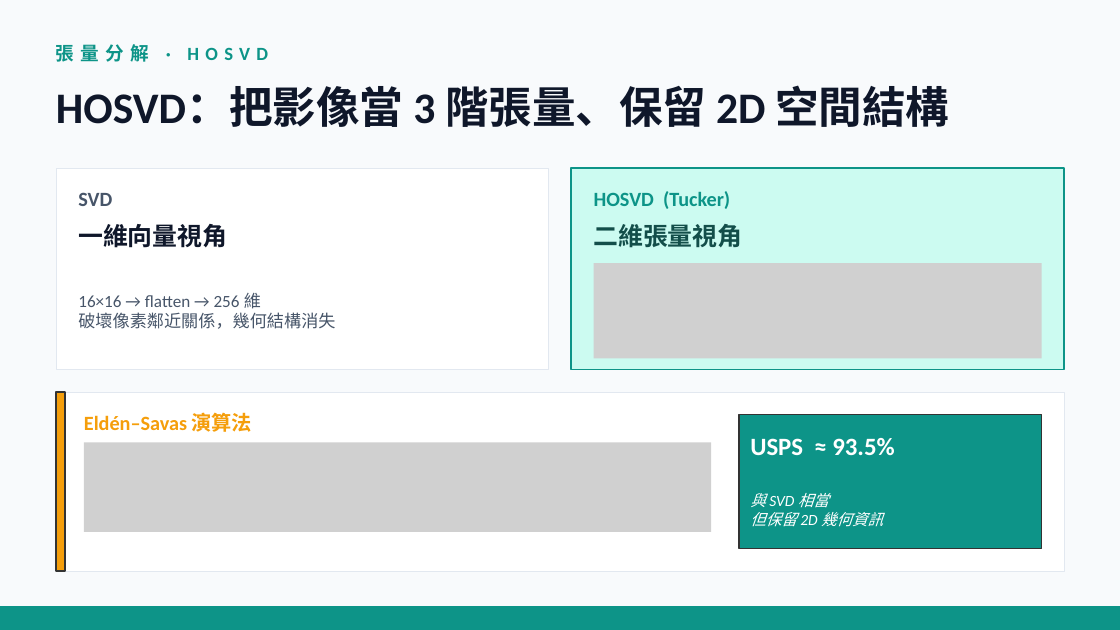
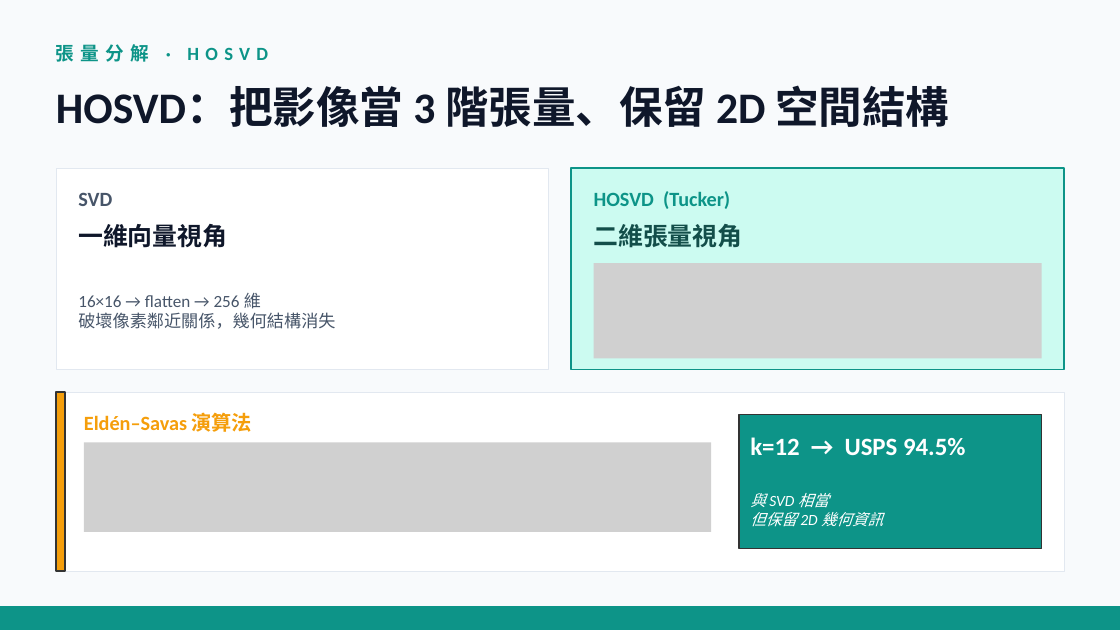
Before and after one commit to ericadgjl-huang/Handwriting_Recognition, a slide deck: slide 6 of hw2_handwriting 簡報.pptx. Drawn at 1120x630 pixels with LibreOffice and Linux fonts; fonts in the diff are those of the drawing; grey boxes stand for pictures. Boxes give left, top, right and bottom in pixels: in the first picture for what was removed or moved away, otherwise in the second. Text is boxed around its words. In the diff, an @@ line names an element or a change of style, - is before the commit and + after.

```diff
--- a/hw2_handwriting 簡報.pptx
+++ b/hw2_handwriting 簡報.pptx
@@ text at bbox=[750, 437, 965, 455]: text changed @@
-USPS ≈ 93.5%
+k=12 → USPS 94.5%
```
Also in this commit, not shown: 6 other slides changed, 1 other file.
